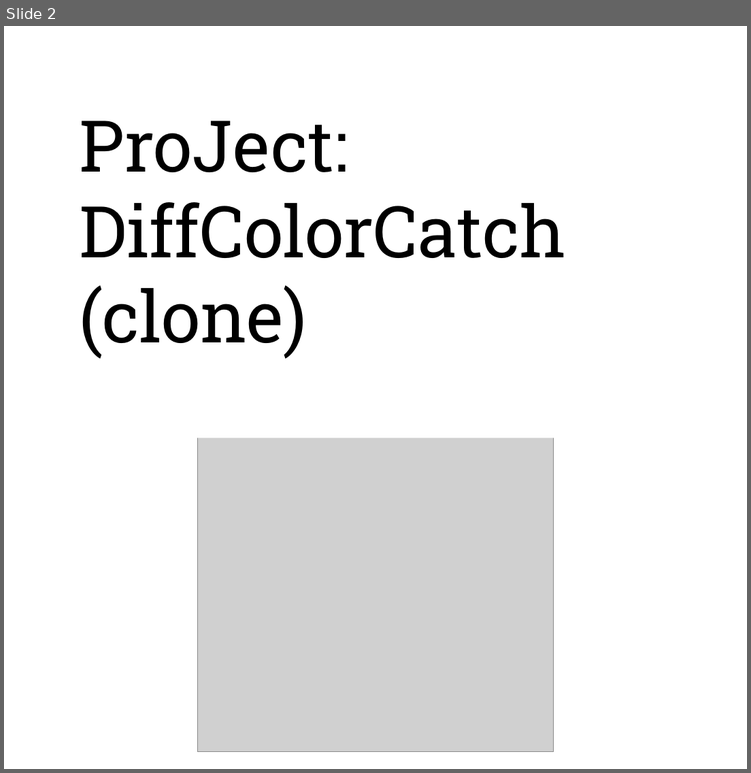
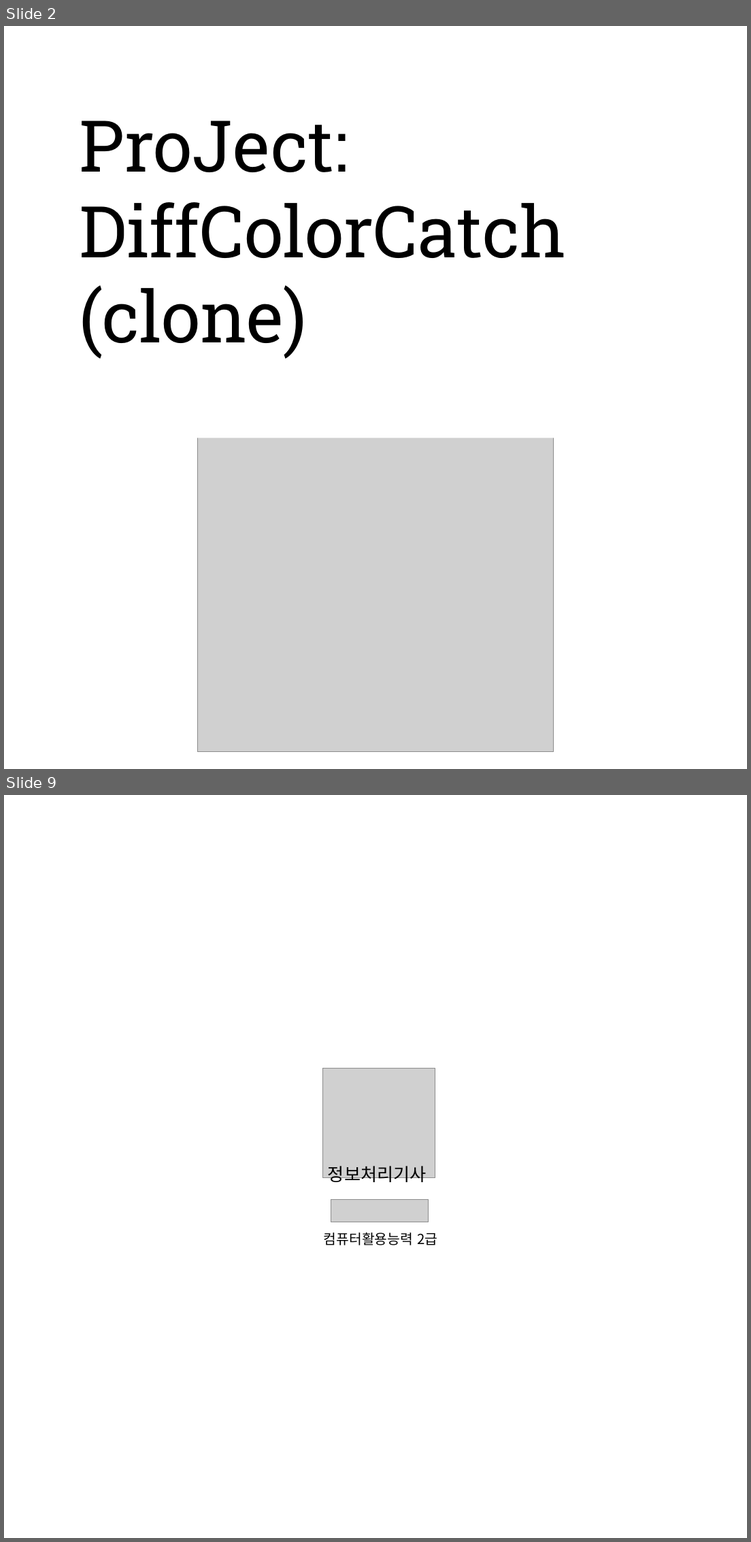
Before and after one commit to tenenger/2nd_Project, a slide deck: img/Archive/project 이미지 생성용.pptx. Shown one above the other, each under a label of ours: slide 2 before the commit, slides 2 and 9 after it; the slides between them are not shown. The pictures are 751x773 and 751x1542 pixels, drawn with LibreOffice and Linux fonts; fonts in the diff are those of the drawing; grey boxes stand for pictures. Boxes give left, top, right and bottom in pixels: in the first picture for what was removed or moved away, otherwise in the second. Text is boxed around its words. In the diff, an @@ line names an element or a change of style, - is before the commit and + after.

```diff
--- a/img/Archive/project 이미지 생성용.pptx
+++ b/img/Archive/project 이미지 생성용.pptx
@@ slide 9 added at (4, 795, 747, 1538), background #FFFFFF @@
@@ picture added at (322, 1068, 434, 1178) @@
@@ text added at (328, 1166, 426, 1185), 18 pt, text #000000 @@
+정보처리기사
@@ picture added at (330, 1199, 428, 1221) @@
@@ text added at (324, 1232, 437, 1245), 14 pt, text #000000 @@
+컴퓨터활용능력 2급
```
Also in this commit, not shown: 6 other slides added, 36 other files.
